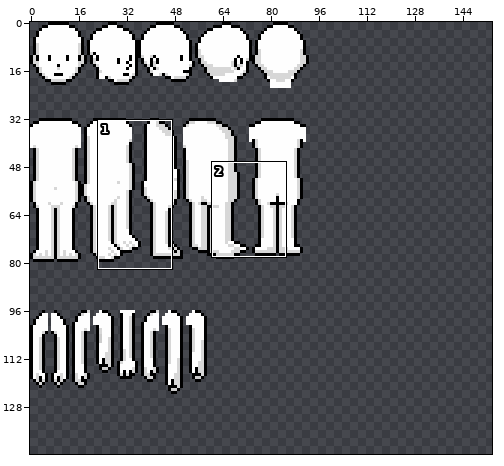
Sprite sheet, stored at app/client/assets/human/human.png. Above, an overview of the earlier version with the close-up marked.
Close-up. Earlier state:
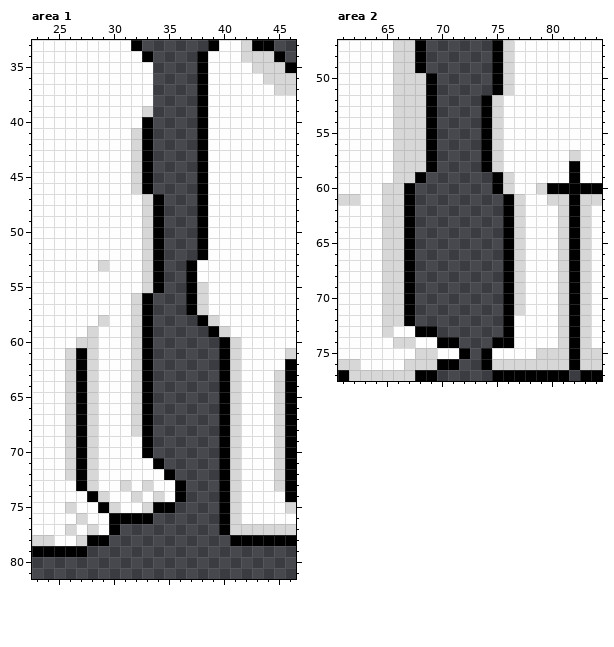
The file is 154x154 pixels. Colours within 5 levels of each other are drawn and written as one. Shown: area 1: x 23..46, y 33..81; area 2: x 61..84, y 47..77. The wide view leaves out empty margins. The commit also changed other parts of the picture, which this record leaves out.
New version:
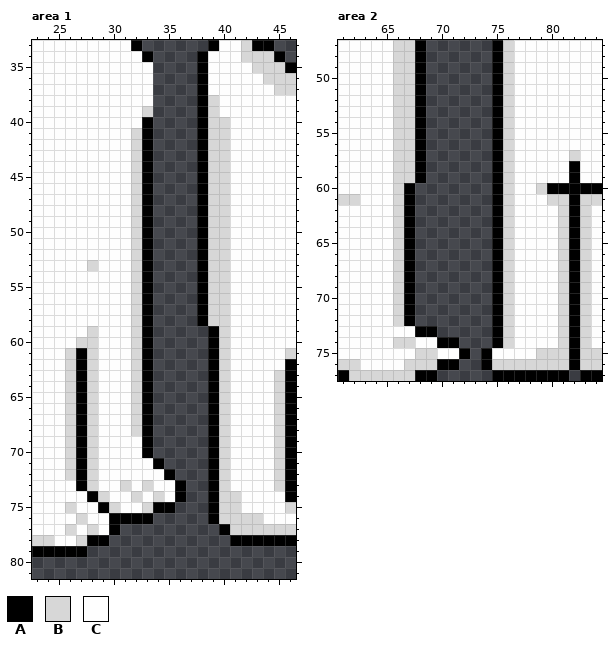
Palette (. is transparent): A #000000  B #d7d7d7  C #fefefe
Change:
Area 1:
y 38..39: x 39 C -> B
y 40..46: x 39..40 CC -> BB
y 47..52: x 32..34 CBA -> BA.; x 39..40 CC -> BB
y 53: x 28..29 CB -> BC; x 32..34 CBA -> BA.; x 37..40 ACCC -> .ABB
y 54: x 32..34 CBA -> BA.; x 37..40 ACCC -> .ABB
y 55: x 32..34 CBA -> BA.; x 37..40 ABCC -> .ABB
y 56..57: x 37..40 ABCC -> .ABB
y 58: x 29 B -> C; x 40 C -> B
y 60..73: x 39..41 .AB -> ABC
y 74..75: x 39..40 .A -> AB
y 76: x 39..40 .A -> AB; x 42..43 CC -> BB
Area 2:
y 50..51: x 68..69 BA -> A.
y 52..58: x 68..69 BA -> A.; x 74..76 ABC -> .AB
y 60: x 65 B -> C
y 61..71: x 65 B -> C; x 75..77 .AB -> ABC
y 72..73: x 65 B -> C; x 75..76 .A -> AB
y 74: x 76 A -> B
Changed places in both close-ups, as pixel boxes (x1, y1, x2, y2):
changed: (87, 95, 263, 524)
changed: (382, 73, 437, 337)
changed: (481, 95, 525, 348)
